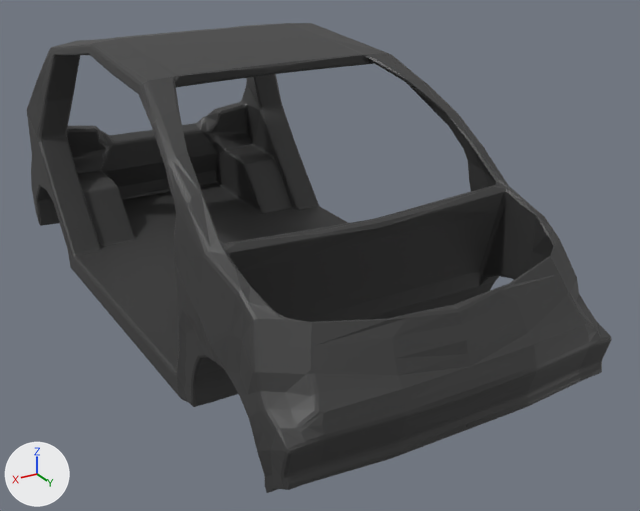
What one commit did to the Blender file Vehicles/Leluota Aito/aito.blend.
The view is the same before and after, from a 50 mm lens placed at (1.78, 3.47, 1.42), pointed at (-0.14, 0.28, -0.17). Every picture has the same lights, and +X, +Y and +Z are marked at lower left.
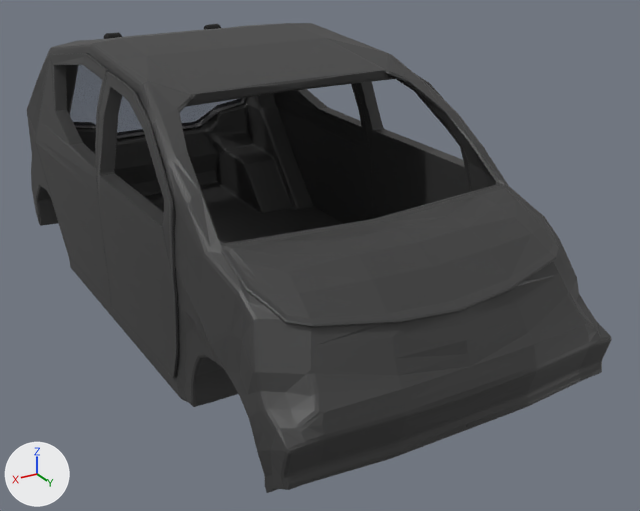
Changed parts and their boxes (x1, y1, x2, y2) in the pictures (640 x 511 px; the box of a moved part takes in the faces that stretch with it):
'Bonnet_noimp', added
    after: (221, 185, 560, 327)
'FR_noimp', added (black)
    after: (96, 72, 179, 378)
'BR_noimp', added (black)
    after: (35, 54, 112, 307)
'BL_noimp', added (black)
    after: (273, 83, 373, 224)
'Cube_noimp.001', added (black)
    after: (356, 73, 471, 219)
'Boot_noimp', added (black)
    after: (73, 39, 246, 140)
'BootHinge_noimp', added
    after: (104, 24, 221, 39)
part 1 of me_cube, moved or reshaped
    before: (131, 38, 408, 110)
    after: (131, 38, 408, 112)

Diff of the bpy script that builds the scene:
```diff
--- a/Vehicles/Leluota Aito/aito.blend.py
+++ b/Vehicles/Leluota Aito/aito.blend.py
@@ mat_glass @@
+mat_glass = bpy.data.materials.new('Glass')
+# nodes: BsdfPrincipled, BsdfTransparent, MixShader, OutputMaterial
+# colours: dark grey #595a63
@@ me_cube @@
 me_cube.from_pydata(...)  # 1648 vertices, 1883 faces; spans x -0.73..0.0, y -1.44..1.53, z -0.45..0.74
+# me_cube part 1: all 27 vertices in x -0.51..0.0, y 0.13..0.16, z 0.64..0.69 are moved by (0.0, 0.16, -0.04)
 me_cube.materials.append(mat_material)
@@ ob_boothinge_noimp @@
+ob_boothinge_noimp = bpy.data.objects.new('BootHinge_noimp', me_cylinder)  # 290 vertices, 288 faces; spans x -1.0..1.0, y -1.0..1.0, z -1.0..1.0; in mat_boothinge (black #000000); modifiers MIRROR
+ob_boothinge_noimp.location = (0.283, -1.111, 0.639)
+ob_boothinge_noimp.rotation_euler = (0.0, 1.571, 0.0)  # degrees (0, 90, 0)
+ob_boothinge_noimp.scale = (0.0282, 0.0282, 0.0422)
@@ ob_boot_noimp @@
+ob_boot_noimp = bpy.data.objects.new('Boot_noimp', me_cube_006)  # 57 vertices, 77 faces; spans x 0.0..2.07, y -4.33..1.03, z -1.33..1.03; in mat_boothinge (black #000000); modifiers MIRROR
+ob_boot_noimp.location = (0.0, -1.192, 0.366)
+ob_boot_noimp.rotation_euler = (-0.352, 0.0, 0.0)  # degrees (-20, 0, 0)
+ob_boot_noimp.scale = (0.278, 0.0265, 0.278)
@@ ob_bonnet_noimp @@
+ob_bonnet_noimp = bpy.data.objects.new('Bonnet_noimp', me_cube_004)  # 250 vertices, 248 faces; spans x -2.98..2.98, y -1.26..1.32, z -1.36..6.87; in mat_material (black #3a3a3a)
+ob_bonnet_noimp.location = (0.0, 1.16, 0.152)
+ob_bonnet_noimp.rotation_euler = (-0.326, 0.0, 0.0)  # degrees (-19, 0, 0)
+ob_bonnet_noimp.scale = (0.217, 0.208, 0.0121)
@@ ob_bl_noimp @@
+ob_bl_noimp = bpy.data.objects.new('BL_noimp', me_cube_003)  # 357 vertices, 354 faces; spans x -48.56..-41.98, y -3.0..1.94, z -1.64..3.11; in mat_material (black #3a3a3a)
+ob_bl_noimp.location = (0.68, -0.49, 0.0)
+ob_bl_noimp.scale = (0.0293, 0.22, 0.22)
@@ ob_br_noimp @@
+ob_br_noimp = bpy.data.objects.new('BR_noimp', me_cube_005)  # 357 vertices, 354 faces; spans x -4.46..2.12, y -3.0..1.94, z -1.64..3.11; in mat_material (black #3a3a3a)
+ob_br_noimp.location = (0.68, -0.49, 0.0)
+ob_br_noimp.scale = (0.0293, 0.22, 0.22)
@@ ob_fr_noimp @@
+ob_fr_noimp = bpy.data.objects.new('FR_noimp', me_cube_002)  # 451 vertices, 447 faces; spans x 36.06..41.7, y -2.69..1.42, z -1.09..3.4; in mat_material (black #3a3a3a)
+ob_fr_noimp.location = (-0.64, 0.401, -0.113)
+ob_fr_noimp.scale = (0.0331, 0.227, 0.227)
@@ ob_cube_noimp_001 @@
+ob_cube_noimp_001 = bpy.data.objects.new('Cube_noimp.001', me_cube_001)  # 451 vertices, 447 faces; spans x -3.0..2.64, y -2.69..1.42, z -1.09..3.4; in mat_material (black #3a3a3a)
+ob_cube_noimp_001.location = (-0.64, 0.401, -0.113)
+ob_cube_noimp_001.scale = (0.0331, 0.227, 0.227)
```
